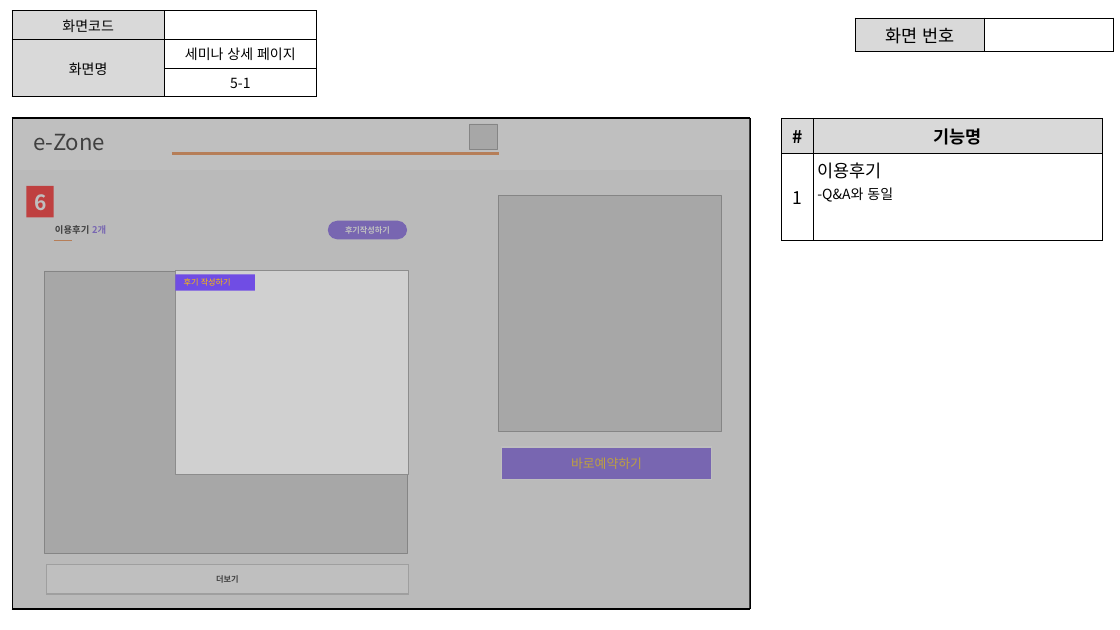
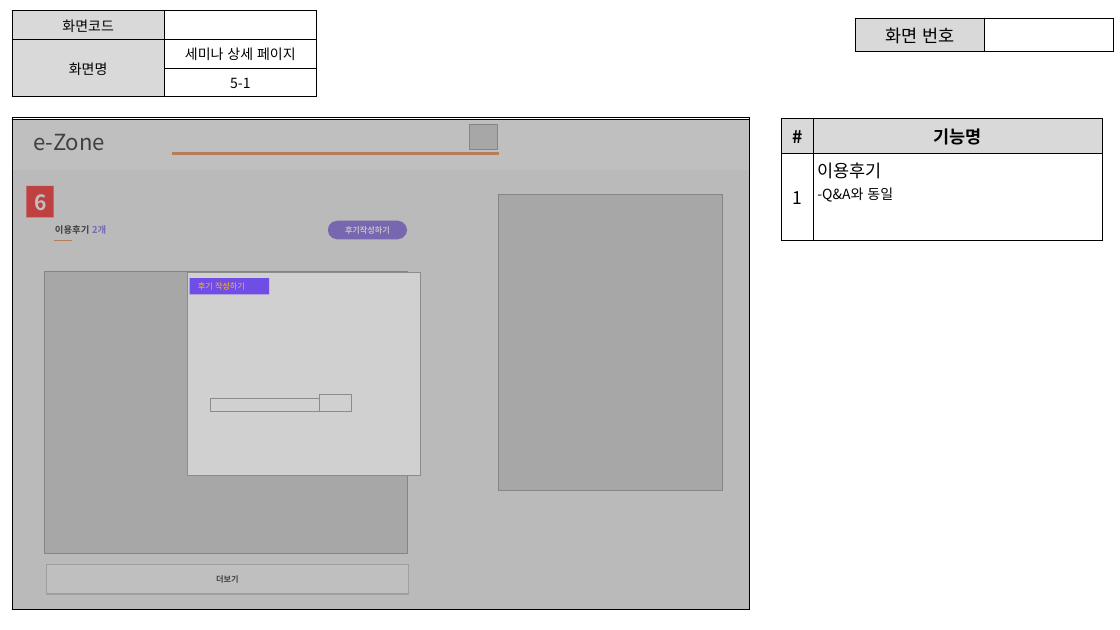
Before and after one commit to ezenteam2/e-Zone, a slide deck: slide 8 of 0 발표용 파워포인트/project05 - 파워포인트 종합 - 서희.pptx (slide 9 before the commit). Drawn at 1120x630 pixels with LibreOffice and Linux fonts; fonts in the diff are those of the drawing; grey boxes stand for pictures; background and template pictures are left out. Boxes give left, top, right and bottom in pixels: in the first picture for what was removed or moved away, otherwise in the second. Text is boxed around its words. In the diff, an @@ line names an element or a change of style, - is before the commit and + after.

```diff
--- a/0 발표용 파워포인트/project05 - 파워포인트 종합 - 서희.pptx
+++ b/0 발표용 파워포인트/project05 - 파워포인트 종합 - 서희.pptx
@@ picture added at (499,195,723,491) @@
@@ picture: place and size @@
-picture at (176,271,409,474)
+picture at (187,272,421,476)
@@ rectangle "후기 작성하기": place and size @@
-rectangle "후기 작성하기" at (176,275,255,291)
+rectangle "후기 작성하기" at (190,278,270,294)
@@ picture added at (211,399,326,412) @@
@@ picture added at (319,395,352,412) @@
@@ rectangle removed at (502,447,711,480) @@
-바로예약하기
```
Also in this commit, not shown: 11 other slides changed, 12 slides added.
